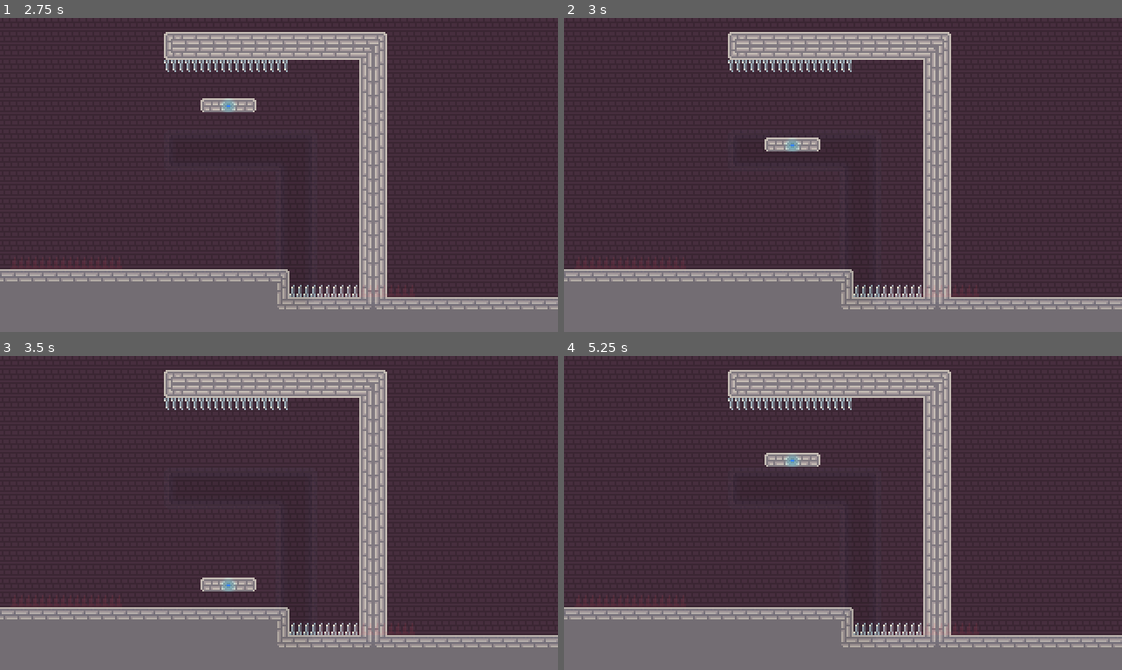
Above: before the commit, frames 1-4 (two rows, left to right).
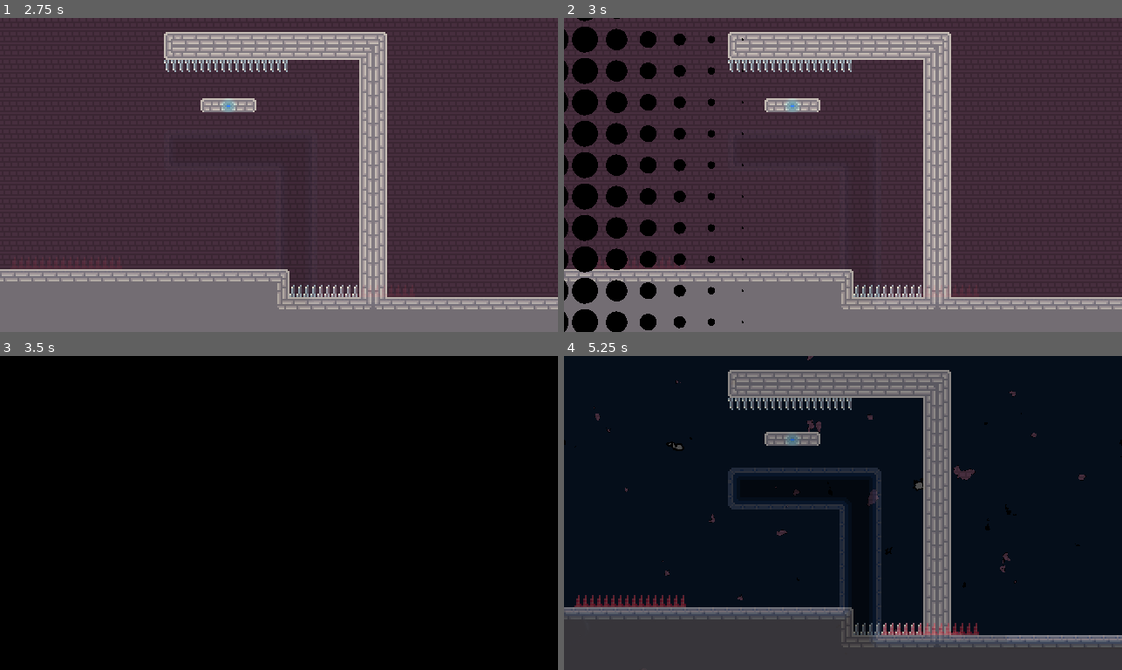
Above: after the commit, the same moments.

Repository: GabrielAF-Faca/brackeys26.1
Game: Godot game, scene res://Scenes/main.tscn
The game is run twice, just before and just after one commit, with the same random seed, the same clock (stepped at 60 frames per second) and the same inputs. The engine's default icon, where the game draws it, is replaced by a stand-in: a white triangle on a blue panel in a dark square.
Inputs:
- Up to frame 1 (2.75 s): hold Right (move_right) 0.53-2.03 s; tap C (change) at 0.6, 1.35, 2.1 s; tap Z (jump) at 0.77, 1.52 s; hold Left (move_left) from 2.03 s (still down)
- Up to frame 2 (3 s): release Left (move_left) at 2.78 s; hold Right (move_right) from 2.78 s (still down); tap C (change) at 2.85 s
- Up to frame 3 (3.5 s): keep holding Right (move_right); tap Z (jump) at 3.02 s
- Up to frame 4 (5.25 s): tap C (change) at 3.6, 4.35, 5.1 s; tap Z (jump) at 3.77, 4.52 s; release Right (move_right) at 4.28 s; hold Left (move_left) 4.28-5.03 s; hold Right (move_right) from 5.03 s (still down)

Frame 1 is identical in both runs. In frame 2, 8.5% of the frame differs, in the area x 0-46%, y 0-100%; in frame 3, 100%, in the area x 0-100%, y 0-100%; in frame 4, 99%.

Commit message:
transicao de morte e hitbox bugada consertada

Diff:
--- a/Player/player.gd
+++ b/Player/player.gd
@@ -18,7 +18,6 @@
 
 func _ready() -> void:
 	add_to_group("player")
-
 
 func _physics_process(delta: float) -> void:
 	if not is_dead:
@@ -45,6 +44,7 @@
 	tween.tween_property(gravity_component, "gravity", 0, 0.7).set_ease(Tween.EASE_OUT)
 	tween.parallel()
 	tween.tween_property(animated_sprite_2d.material, "shader_parameter/dissolve_rate", 1.0, 1).set_ease(Tween.EASE_OUT)
+	tween.tween_callback(Global.transition_level.bind("res://Scenes/main.tscn"))
 
 
 	velocity = Vector2.ZERO
--- a/Scenes/LevelTransition.tscn
+++ b/Scenes/LevelTransition.tscn
@@ -43,7 +43,9 @@
 shader_parameter/shape_treshold = 1.0
 
 [node name="CanvasLayer" type="CanvasLayer" unique_id=1116880166]
+process_mode = 3
 script = ExtResource("1_avicq")
+transition_time = 1.0
 
 [node name="Control" type="Control" parent="." unique_id=992736108]
 layout_mode = 3
--- a/Scenes/level_transition.gd
+++ b/Scenes/level_transition.gd
@@ -1,7 +1,9 @@
 extends CanvasLayer
 
+@export var transition_time: float = 0.6
+
 @onready var t_circle_out: TransitionRect = $Control/TCircleOut
-@onready var t_circle_out_2: TransitionRect = $Control/TCircleOut2
+@onready var t_circle_in: TransitionRect = $Control/TCircleOut2
 
 var scene_to_load: String
 var tween: Tween
@@ -10,6 +12,15 @@
 	if tween:
 		tween.kill()
 
+	scene_to_load = scene_path
+	get_tree().paused = true
+
+	tween = create_tween().set_trans(Tween.TRANS_SINE)
+	tween.tween_property(t_circle_out, "factor", 1.0, transition_time).connect("finished", _load_new_scene)
+	tween.chain().tween_property(t_circle_in, "factor", 0.0, transition_time)
 
 func _load_new_scene() -> void:
-	pass
+	get_tree().paused = false
+	t_circle_out.factor = 0.0
+	t_circle_in.factor = 1.0
+	get_tree().call_deferred("change_scene_to_file", scene_to_load)
--- a/Scenes/main.tscn
+++ b/Scenes/main.tscn
@@ -218,7 +218,6 @@
 
 [node name="Player" parent="." unique_id=2019573844 instance=ExtResource("1_jjgbg")]
 position = Vector2(80, 114)
-collision_layer = 64
 
 [editable path="MundoNormal"]
 [editable path="MundoBizarro"]
--- a/Scenes/room_zone_camera_2d.tscn
+++ b/Scenes/room_zone_camera_2d.tscn
@@ -1,7 +1,6 @@
 [gd_scene format=3 uid="uid://b53eorilp8v1y"]
 
 [ext_resource type="Script" uid="uid://bddlurtn331qu" path="res://Scenes/room_zone_camera_2d.gd" id="1_dwgml"]
-[ext_resource type="PackedScene" uid="uid://dw2po25qr4qy" path="res://Scenes/LevelTransition.tscn" id="2_30ran"]
 
 [node name="RoomZoneCamera2D" type="Camera2D" unique_id=415073114]
 zoom = Vector2(2, 2)
@@ -10,5 +9,3 @@
 position_smoothing_enabled = true
 position_smoothing_speed = 10.0
 script = ExtResource("1_dwgml")
-
-[node name="CanvasLayer" parent="." unique_id=1116880166 instance=ExtResource("2_30ran")]
--- a/Scripts/global.gd
+++ b/Scripts/global.gd
@@ -1,3 +1,7 @@
 extends Node
 
 signal change_world
+
+
+func transition_level(scene_to):
+	LevelTransition.change_scene_to(scene_to)
--- a/Tilesets/mundo_normal_tileset.tres
+++ b/Tilesets/mundo_normal_tileset.tres
@@ -10,7 +10,6 @@
 0:0/0/physics_layer_1/polygon_0/points = PackedVector2Array(-4, 0, 4, 0, 4, 4, -4, 4)
 1:0/0 = 0
 1:0/0/physics_layer_0/polygon_0/points = PackedVector2Array(-4, -4, 4, -4, 4, 4, -4, 4)
-1:0/0/physics_layer_1/polygon_0/points = PackedVector2Array(-8, 4.4964695, -8, 8, 8, 8, 8, 4.4964695)
 1:1/0 = 0
 1:1/0/physics_layer_0/polygon_0/points = PackedVector2Array(-4, -4, 4, -4, 4, 4, -4, 4)
 0:1/0 = 0
--- a/project.godot
+++ b/project.godot
@@ -18,6 +18,7 @@
 [autoload]
 
 Global="*uid://ciaxeyla1f18p"
+LevelTransition="*uid://dw2po25qr4qy"
 
 [display]
 
